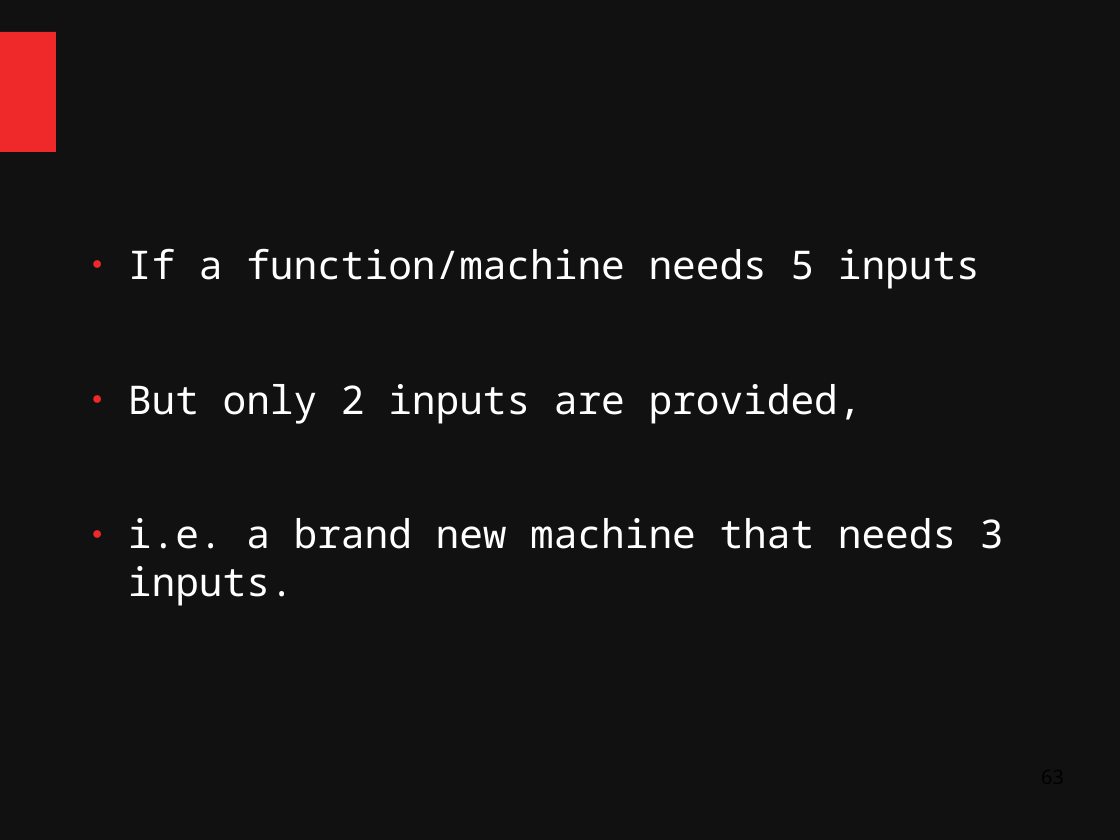
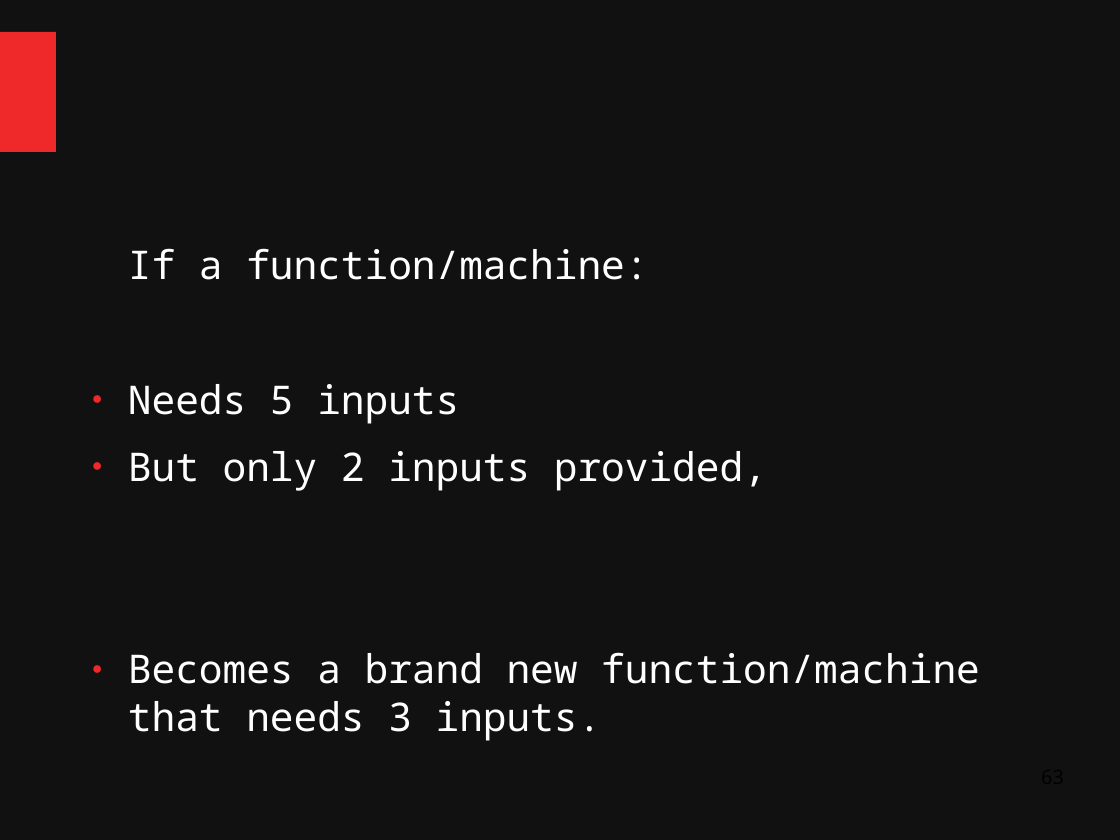
Before and after one commit to ChangHaiBin/FSharpPowerPoint, a slide deck: slide 63 of FSharp Talk Dark.odp. Drawn at 1120x840 pixels with LibreOffice and Linux fonts; fonts in the diff are those of the drawing. Boxes give left, top, right and bottom in pixels: in the first picture for what was removed or moved away, otherwise in the second. Text is boxed around its words. In the diff, an @@ line names an element or a change of style, - is before the commit and + after.

```diff
--- a/FSharp Talk Dark.odp
+++ b/FSharp Talk Dark.odp
@@ text at [128, 248, 980, 741]: text changed @@
-● If a function/machine needs 5 inputs
-● But only 2 inputs are provided,
-● i.e. a brand new machine that needs 3 inputs.
+If a function/machine:
+● Needs 5 inputs
+● But only 2 inputs provided,
+● Becomes a brand new function/machine that needs 3 inputs.
```
Also in this commit, not shown: 8 other slides changed, 28 slides added, 9 slides removed, 3 other files.
